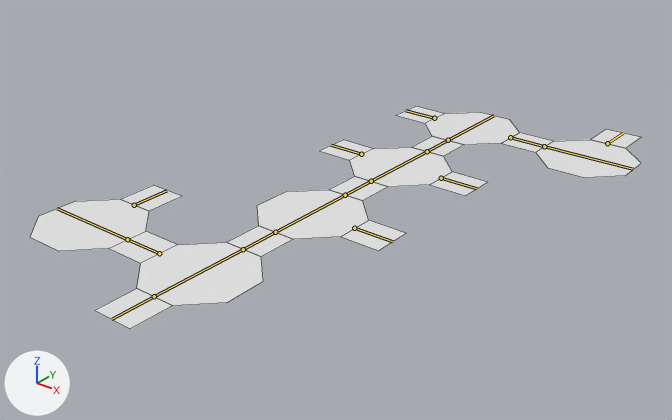
The Blender file small-rhombihexahedron.blend, before and after one commit.
The view is the same before and after, from a 50 mm camera at (100.3, -90.1, 75.7) aimed at (-1.3, 37.0, -3.1). Every picture has the same lights, and +X, +Y and +Z are marked at lower left. The bones that bend it are drawn over the model as lines. Mesh edges are drawn as thin lines.
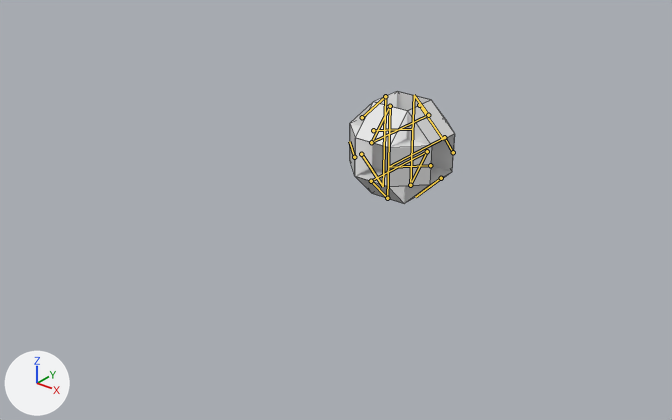
The newer file adds an action. The first version stands in its rest pose; the second is drawn at frame 340 of the action 'ArmatureAction'.

Boxes [x1, y1, x2, y2] around the edits, measured in the pictures (672 x 420 px):
'Circle', posed (83% narrower, 49% shorter): before [31, 106, 641, 329]; after [350, 91, 454, 204]
bone 'bottom.back', root to tip: before (427, 151) to (448, 140); after (427, 151) to (410, 185)
bone 'back', root to tip: before (448, 140) to (494, 115); after (410, 185) to (414, 95)
bone 'back.right', root to tip: before (510, 137) to (544, 146); after (453, 152) to (444, 137)
bone 'right', root to tip: before (544, 146) to (633, 169); after (444, 137) to (388, 167)
bone 'right.end', root to tip: before (607, 143) to (623, 133); after (419, 105) to (443, 139)
bone 'back.end', root to tip: before (434, 118) to (405, 110); after (373, 130) to (411, 129)
bone 'bottom.left', root to tip: before (361, 154) to (331, 145); after (361, 154) to (383, 186)
bone 'bottom.right', root to tip: before (441, 178) to (476, 188); after (441, 178) to (415, 197)
bone 'bottom.front', root to tip: before (371, 181) to (345, 195); after (371, 181) to (387, 198)
bone 'front', root to tip: before (345, 195) to (275, 232); after (387, 198) to (390, 106)
bone 'front.top', root to tip: before (275, 232) to (243, 249); after (390, 106) to (371, 142)
bone 'top', root to tip: before (243, 249) to (154, 296); after (371, 142) to (428, 115)
bone 'top.end', root to tip: before (154, 296) to (112, 319); after (428, 115) to (414, 95)
bone 'topleft', root to tip: before (159, 253) to (127, 239); after (362, 117) to (385, 96)
bone 'left', root to tip: before (127, 239) to (57, 208); after (385, 96) to (383, 186)
bone 'left.end', root to tip: before (134, 205) to (167, 190); after (354, 157) to (349, 141)
bone 'front.end', root to tip: before (354, 228) to (392, 241); after (430, 165) to (388, 167)

Patch to the scene script:
```diff
--- a/small-rhombihexahedron.blend.py
+++ b/small-rhombihexahedron.blend.py
@@ bone_bottom_back @@
 bone_bottom_back = bpy.data.objects['Armature'].pose.bones['bottom.back']  # child of 'bottom'
-bone_bottom_back.rotation_quaternion = (1.0, 0.0, 0.0, 0.0)  # degrees (0, 0, 0)
+bone_bottom_back.rotation_quaternion = (0.383, -0.924, 0.0, 0.0)  # degrees (-135, 0, 0)
@@ bone_back @@
 bone_back = bpy.data.objects['Armature'].pose.bones['back']  # child of 'bottom.back'
-bone_back.rotation_quaternion = (1.0, 0.0, 0.0, 0.0)  # degrees (0, 0, 0)
+bone_back.rotation_quaternion = (0.383, -0.924, 0.0, 0.0)  # degrees (-135, 0, 0)
@@ bone_back_right @@
 bone_back_right = bpy.data.objects['Armature'].pose.bones['back.right']  # child of 'back'
-bone_back_right.rotation_quaternion = (1.0, 0.0, 0.0, 0.0)  # degrees (0, 0, 0)
+bone_back_right.rotation_quaternion = (0.383, -0.924, 0.0, 0.0)  # degrees (-135, 0, 0)
@@ bone_right @@
 bone_right = bpy.data.objects['Armature'].pose.bones['right']  # child of 'back.right'
-bone_right.rotation_quaternion = (1.0, 0.0, 0.0, 0.0)  # degrees (0, 0, 0)
+bone_right.rotation_quaternion = (0.383, -0.924, 0.0, 0.0)  # degrees (-135, 0, 0)
@@ bone_right_end @@
 bone_right_end = bpy.data.objects['Armature'].pose.bones['right.end']  # child of 'right'
-bone_right_end.rotation_quaternion = (1.0, 0.0, 0.0, 0.0)  # degrees (0, 0, 0)
+bone_right_end.rotation_quaternion = (0.383, -0.924, 0.0, 0.0)  # degrees (-135, 0, 0)
@@ bone_back_end @@
 bone_back_end = bpy.data.objects['Armature'].pose.bones['back.end']  # child of 'back'
-bone_back_end.rotation_quaternion = (1.0, 0.0, 0.0, 0.0)  # degrees (0, 0, 0)
+bone_back_end.rotation_quaternion = (0.383, -0.924, 0.0, 0.0)  # degrees (-135, 0, 0)
@@ bone_bottom_left @@
 bone_bottom_left = bpy.data.objects['Armature'].pose.bones['bottom.left']  # child of 'bottom'
-bone_bottom_left.rotation_quaternion = (1.0, 0.0, 0.0, 0.0)  # degrees (0, 0, 0)
+bone_bottom_left.rotation_quaternion = (0.383, -0.924, 0.0, 0.0)  # degrees (-135, 0, 0)
@@ bone_bottom_right @@
 bone_bottom_right = bpy.data.objects['Armature'].pose.bones['bottom.right']  # child of 'bottom'
-bone_bottom_right.rotation_quaternion = (1.0, 0.0, 0.0, 0.0)  # degrees (0, 0, 0)
+bone_bottom_right.rotation_quaternion = (0.383, -0.924, 0.0, 0.0)  # degrees (-135, 0, 0)
@@ bone_bottom_front @@
 bone_bottom_front = bpy.data.objects['Armature'].pose.bones['bottom.front']
-bone_bottom_front.rotation_quaternion = (1.0, 0.0, 0.0, 0.0)  # degrees (0, 0, 0)
+bone_bottom_front.rotation_quaternion = (0.383, -0.924, 0.0, 0.0)  # degrees (-135, 0, 0)
@@ bone_front @@
 bone_front = bpy.data.objects['Armature'].pose.bones['front']  # child of 'bottom.front'
-bone_front.rotation_quaternion = (1.0, 0.0, 0.0, 0.0)  # degrees (0, 0, 0)
+bone_front.rotation_quaternion = (0.383, -0.924, 0.0, 0.0)  # degrees (-135, 0, 0)
@@ bone_front_top @@
 bone_front_top = bpy.data.objects['Armature'].pose.bones['front.top']  # child of 'front'
-bone_front_top.rotation_quaternion = (1.0, 0.0, 0.0, 0.0)  # degrees (0, 0, 0)
+bone_front_top.rotation_quaternion = (0.383, -0.924, 0.0, 0.0)  # degrees (-135, 0, 0)
@@ bone_top @@
 bone_top = bpy.data.objects['Armature'].pose.bones['top']  # child of 'front.top'
-bone_top.rotation_quaternion = (1.0, 0.0, 0.0, 0.0)  # degrees (0, 0, 0)
+bone_top.rotation_quaternion = (0.383, -0.924, 0.0, 0.0)  # degrees (-135, 0, 0)
@@ bone_top_end @@
 bone_top_end = bpy.data.objects['Armature'].pose.bones['top.end']  # child of 'top'
-bone_top_end.rotation_quaternion = (1.0, 0.0, 0.0, 0.0)  # degrees (0, 0, 0)
+bone_top_end.rotation_quaternion = (0.383, -0.924, 0.0, 0.0)  # degrees (-135, 0, 0)
@@ bone_topleft @@
 bone_topleft = bpy.data.objects['Armature'].pose.bones['topleft']  # child of 'top'
 # the file stores axis and angle; both turns are given as XYZ angles
-bone_topleft.rotation_euler = (0.0, 0.0, 0.0)  # degrees (0, 0, 0)
+bone_topleft.rotation_euler = (-2.356, 0.0, 0.0)  # degrees (-135, 0, 0)
@@ bone_left @@
 bone_left = bpy.data.objects['Armature'].pose.bones['left']  # child of 'topleft'
 # the file stores axis and angle; both turns are given as XYZ angles
-bone_left.rotation_euler = (0.0, 0.0, 0.0)  # degrees (0, 0, 0)
+bone_left.rotation_euler = (-2.356, 0.0, 0.0)  # degrees (-135, 0, 0)
@@ bone_left_end @@
 bone_left_end = bpy.data.objects['Armature'].pose.bones['left.end']  # child of 'left'
 # the file stores axis and angle; both turns are given as XYZ angles
-bone_left_end.rotation_euler = (0.0, 0.0, 0.0)  # degrees (0, 0, 0)
+bone_left_end.rotation_euler = (-2.356, 0.0, 0.0)  # degrees (-135, 0, 0)
@@ bone_front_end @@
 bone_front_end = bpy.data.objects['Armature'].pose.bones['front.end']  # child of 'front'
 # the file stores axis and angle; both turns are given as XYZ angles
-bone_front_end.rotation_euler = (0.0, 0.0, 0.0)  # degrees (0, 0, 0)
+bone_front_end.rotation_euler = (-2.356, 0.0, 0.0)  # degrees (-135, 0, 0)
```
